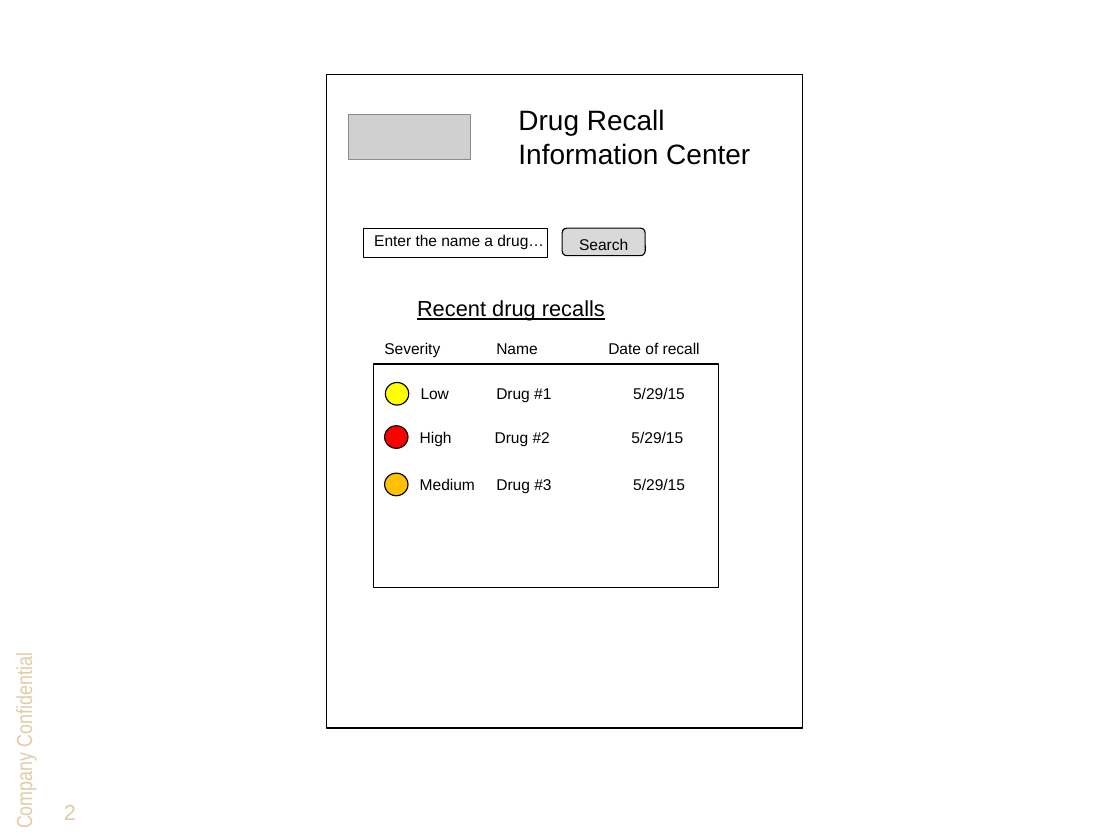
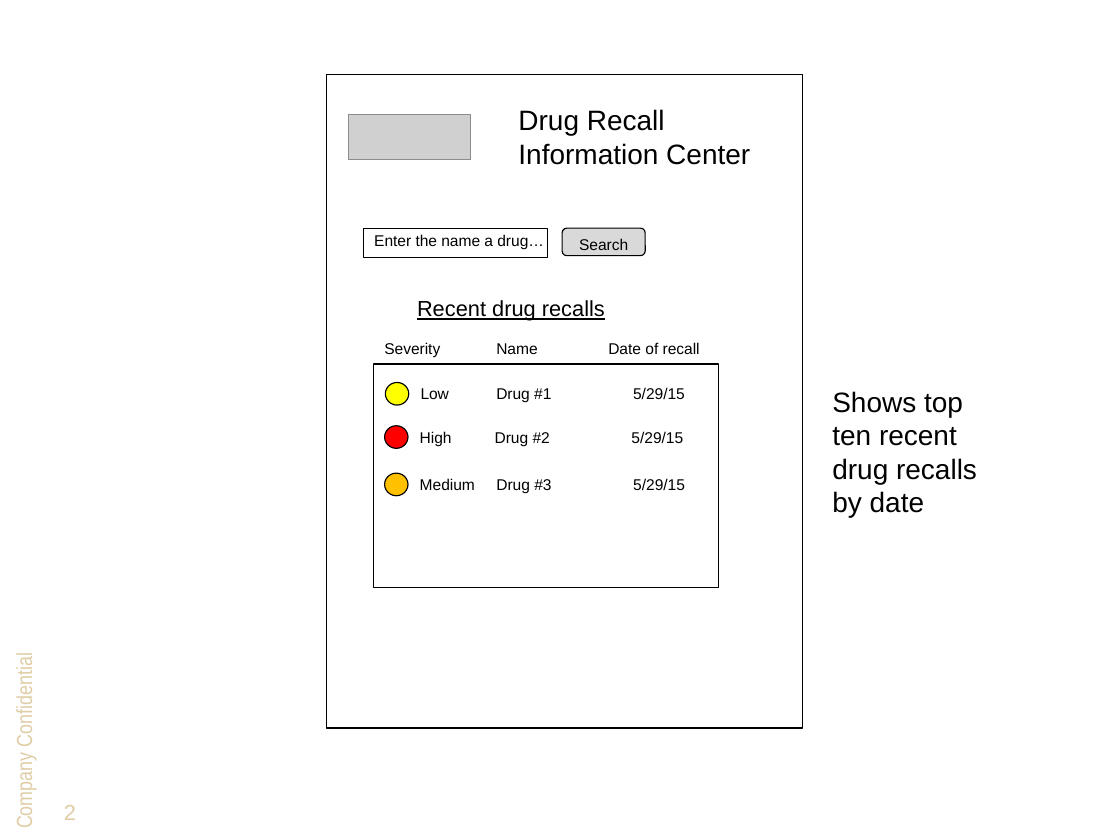
Before and after one commit to DevTechnology/DRIC, a slide deck: slide 2 of Design/Wireframes/DRIC wireframes.pptx. Drawn at 1120x840 pixels with LibreOffice and Linux fonts; fonts in the diff are those of the drawing; grey boxes stand for pictures; background and template pictures are left out. Boxes give left, top, right and bottom in pixels: in the first picture for what was removed or moved away, otherwise in the second. Text is boxed around its words. In the diff, an @@ line names an element or a change of style, - is before the commit and + after.

```diff
--- a/Design/Wireframes/DRIC wireframes.pptx
+++ b/Design/Wireframes/DRIC wireframes.pptx
@@ text added at [832, 391, 977, 518], 18 pt, text #000000 @@
+Shows top ten recent drug recalls by date
```
Also in this commit, not shown: 2 other slides changed, 2 slides added.
